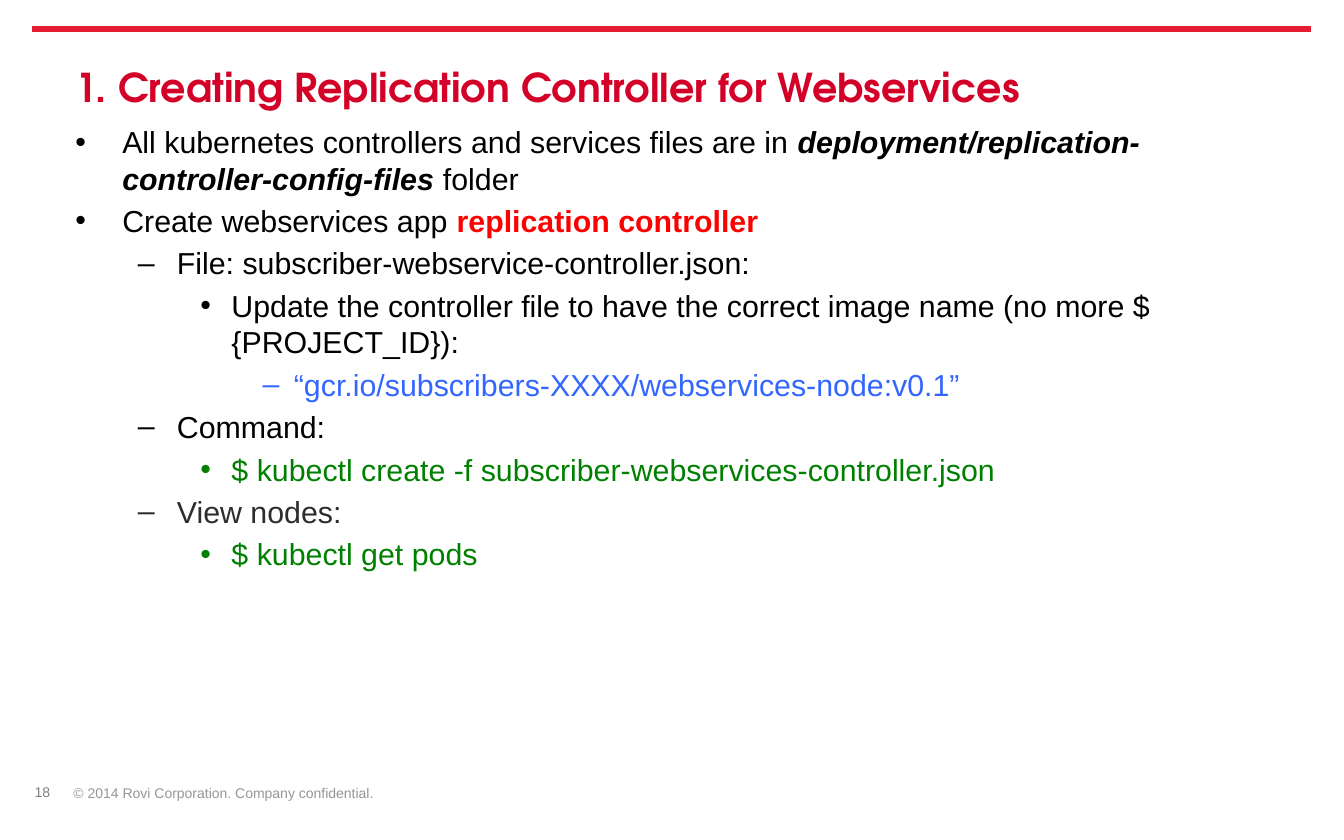
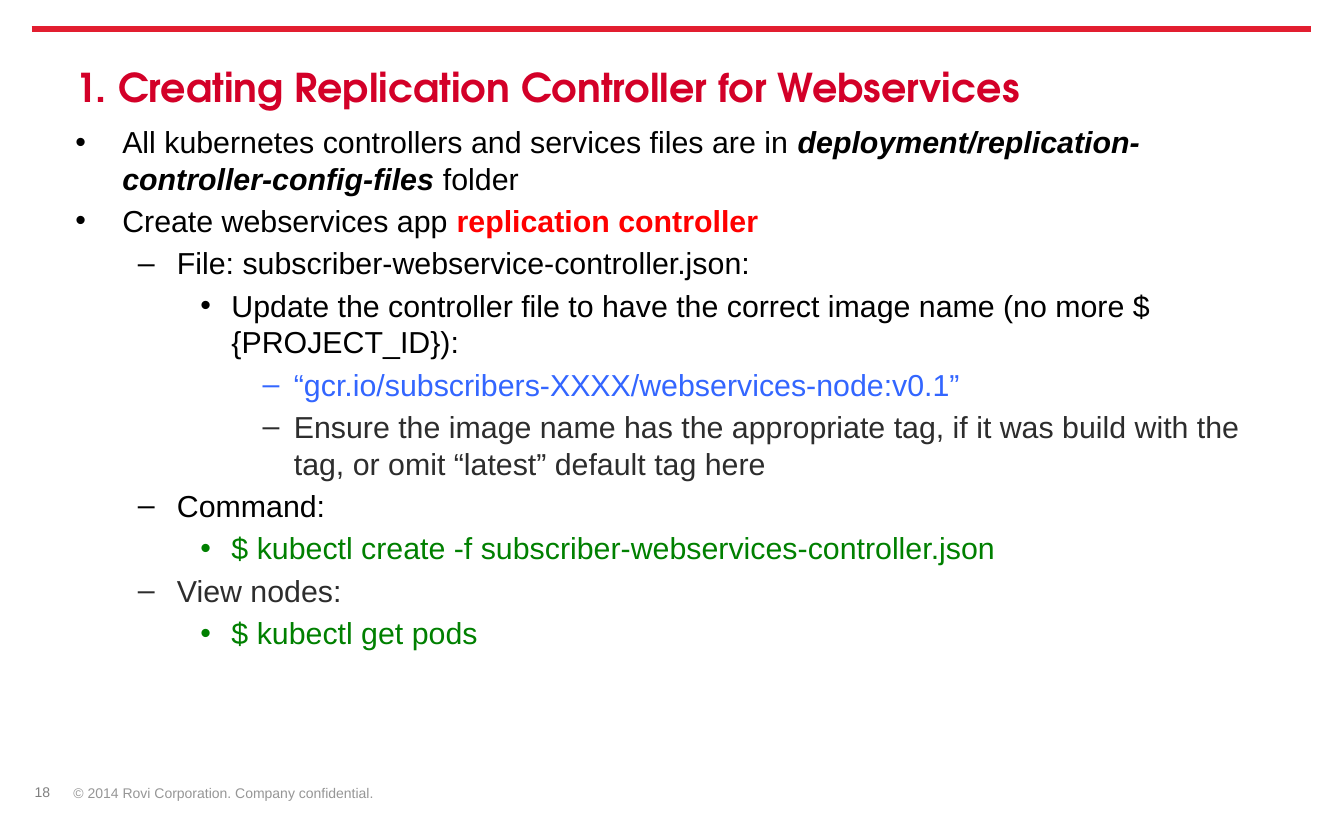
Before and after one commit to gevgev/subscribers, a slide deck: slide 18 of docker-kubernetes-intro-starting-a-project.pptx. Drawn at 1344x840 pixels with LibreOffice and Linux fonts; fonts in the diff are those of the drawing; background and template pictures are left out. Boxes give left, top, right and bottom in pixels: in the first picture for what was removed or moved away, otherwise in the second. Text is boxed around its words. In the diff, an @@ line names an element or a change of style, - is before the commit and + after.

```diff
--- a/docker-kubernetes-intro-starting-a-project.pptx
+++ b/docker-kubernetes-intro-starting-a-project.pptx
@@ text at [294, 416, 1239, 481]: paragraph added @@
+      – Ensure the image name has the appropriate tag, if it was build with the tag, or omit “latest” default tag here
```
Also in this commit, not shown: 2 other slides changed, 1 slide added, 2 other files.
